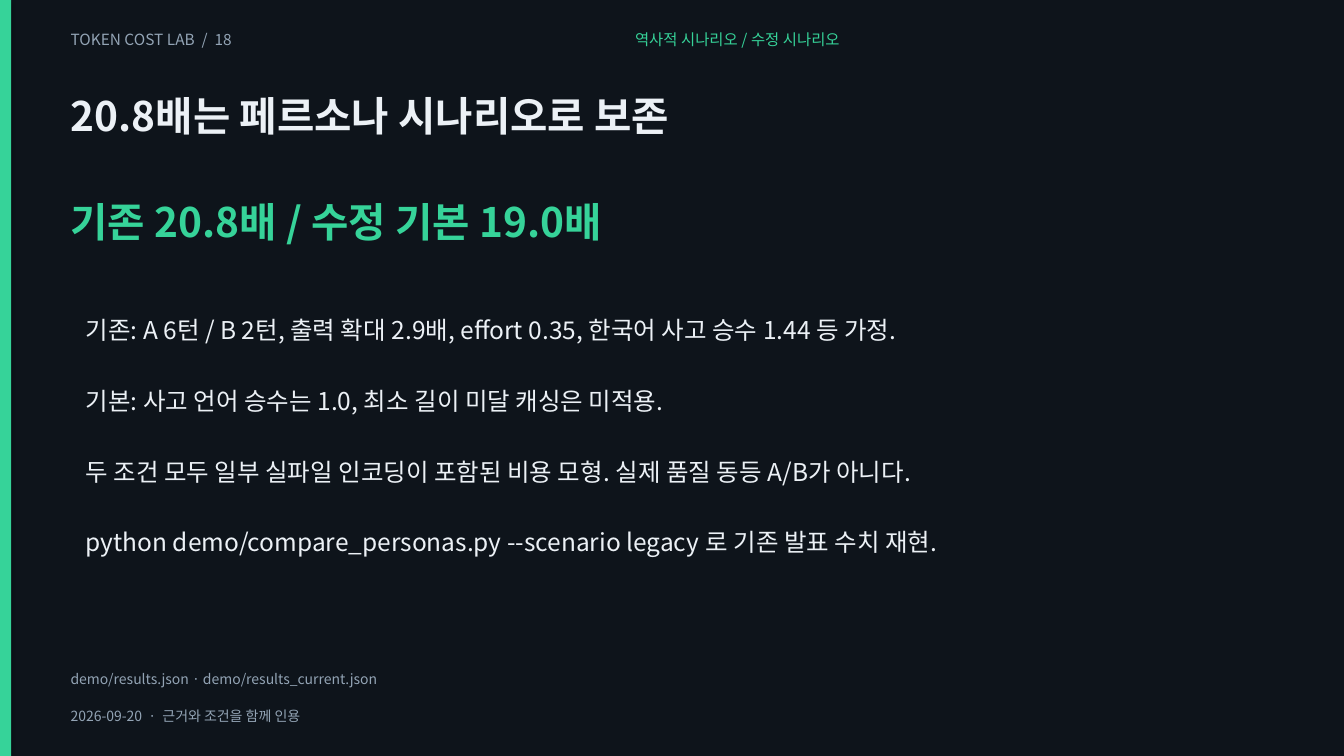
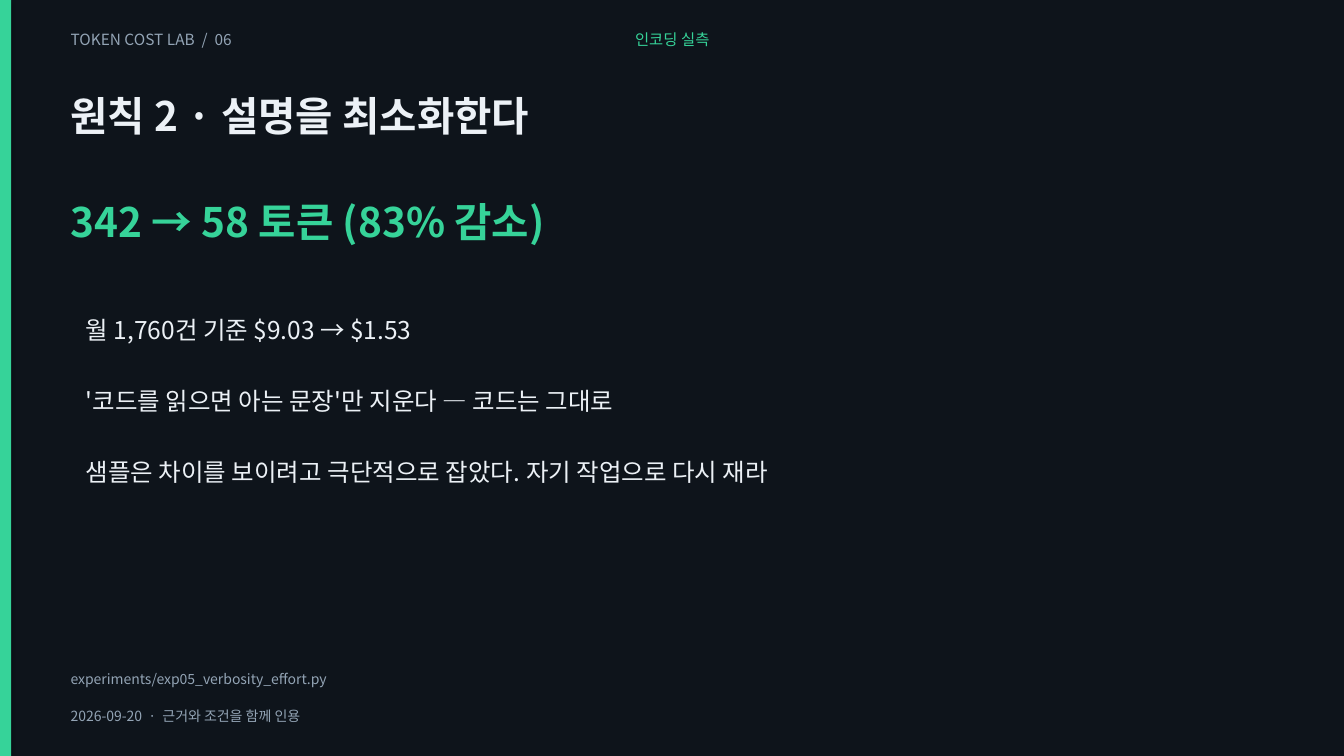
Before and after one commit to giyeop-cody/token-cost-lab, a slide deck: slide 6 of presentation/token_cost.pptx (slide 18 before the commit). Drawn at 1344x756 pixels with LibreOffice and Linux fonts; fonts in the diff are those of the drawing. Boxes give left, top, right and bottom in pixels: in the first picture for what was removed or moved away, otherwise in the second. Text is boxed around its words. In the diff, an @@ line names an element or a change of style, - is before the commit and + after.

```diff
--- a/presentation/token_cost.pptx
+++ b/presentation/token_cost.pptx
@@ text at (71,33,232,45): text changed @@
-TOKEN COST LAB / 18
+TOKEN COST LAB / 06
@@ text at (635,32,709,46): text changed @@
-역사적 시나리오 / 수정 시나리오
+인코딩 실측
@@ text at (71,97,529,135): text changed @@
-20.8배는 페르소나 시나리오로 보존
+원칙 2 · 설명을 최소화한다
@@ text at (71,203,545,245): text changed @@
-기존 20.8배 / 수정 기본 19.0배
+342 → 58 토큰 (83% 감소)
@@ text at (86,318,411,344): text changed @@
-기존: A 6턴 / B 2턴, 출력 확대 2.9배, effort 0.35, 한국어 사고 승수 1.44 등 가정.
+월 1,760건 기준 $9.03 → $1.53
@@ text at (86,389,614,412): text changed @@
-기본: 사고 언어 승수는 1.0, 최소 길이 미달 캐싱은 미적용.
+'코드를 읽으면 아는 문장'만 지운다 — 코드는 그대로
@@ text at (86,460,768,483): text changed @@
-두 조건 모두 일부 실파일 인코딩이 포함된 비용 모형. 실제 품질 동등 A/B가 아니다.
+샘플은 차이를 보이려고 극단적으로 잡았다. 자기 작업으로 다시 재라
@@ text removed at (86,530,937,557) @@
-python demo/compare_personas.py --scenario legacy 로 기존 발표 수치 재현.
@@ text at (71,673,327,687): text changed @@
-demo/results.json · demo/results_current.json
+experiments/exp05_verbosity_effort.py
```
Also in this commit, not shown: 27 other slides changed, 1 slide added, 1 slide removed, 28 other files.
